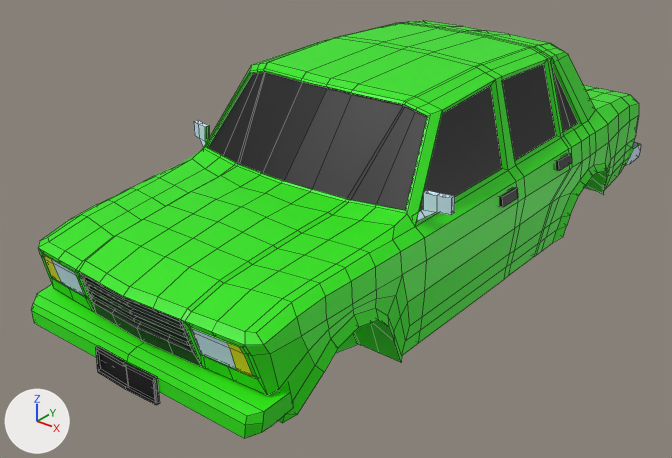
Two versions of the FBX model Meshes/Cars/Lada2107/source/vaz2107.fbx, one commit apart.
The view is the same before and after, from a 50 mm camera at (5.42, -10.83, 6.57) aimed at (-1.91, -1.66, 0.89). The axes (+X, +Y, +Z) are drawn at lower left. The lights are the same throughout. The first picture is the older version. Mesh edges are drawn as thin lines. Where no turn or scale is listed for an object, it has been applied to the vertices. Vertices at exactly the same position are counted once.

Objects in the first picture: 'VAZ 2107'.
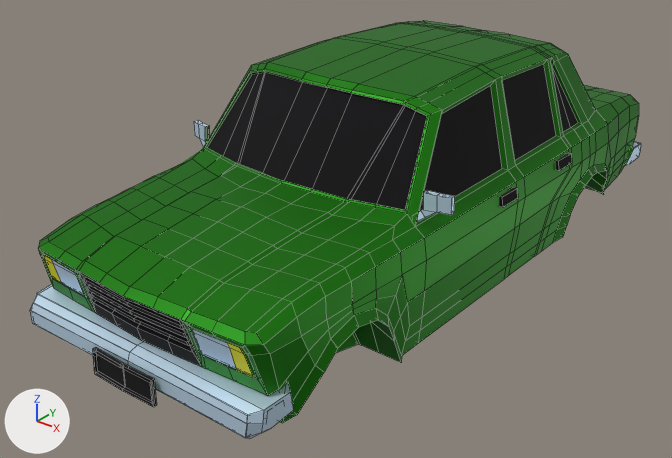
Where the change shows, as pixel boxes (x1, y1, x2, y2) in the pictures (672 x 458 px; the box of a moved part takes in the faces that stretch with it):
```json
{"object": "VAZ 2107", "change": "surface changed, recoloured, reshaped", "before": [31, 21, 641, 439], "after": [30, 21, 641, 439], "on screen": "darker"}
{"part": 1, "of": "me_vert_013", "change": "built on", "before": [31, 284, 293, 439], "after": [30, 284, 293, 439]}
{"part": 2, "of": "me_vert_013", "change": "moved or reshaped", "before": [624, 142, 641, 166], "after": [624, 143, 641, 165]}
```

The change, as JSON lines over the scene's bpy script:
```json
{"op": "set", "path": "mat_windows.roughness", "old": "0.5", "new": "1.0"}
{"op": "set", "path": "mat_body.base_color", "old": "(0.0242, 0.8, 0.0)", "new": "(0.00937, 0.205, 0.000155)", "note": "green #2be700 -> green #187d01"}
{"op": "set", "path": "mat_body.metallic", "old": "0.0", "new": "0.686"}
{"block": "me_vert_013", "where": "# used by ob_vaz_2107; location = (-1.55, -0.85, 1.52)"}
{"block": "me_vert_013", "where": "# verts and faces of me_vert_013; kept vertices keep their numbers, new ones are numbered from 1491"}
{"block": "me_vert_013", "where": "# before: 480 (1.69, 4.93, -0.59) at pixel (640, 144), 488 (1.61, 4.48, -0.47), 489 (1.72, 4.57, -0.55) at pixel (633, 148), 1221 (0.0, 4.6, -0.58), 1224 (0.0, 4.95, -0.58)"}
{"op": "remove", "block": "me_vert_013", "code": "me_vert_013.from_pydata(...)  # 1491 vertices, 1430 faces; spans x -2.06..2.06, y -4.9..5.1, z -1.06..1.78"}
{"op": "add", "block": "me_vert_013", "code": "me_vert_013.from_pydata(...)  # 1513 vertices, 1454 faces; spans x -2.06..2.06, y -4.94..5.1, z -1.06..1.78"}
{"block": "me_vert_013", "change": "me_vert_013 part 1"}
{"block": "me_vert_013", "change": "33 vertices are removed from x -1.83..1.83, y -4.9..-4.19, z -0.92..-0.48"}
{"block": "me_vert_013", "change": "46 faces are deleted"}
{"block": "me_vert_013", "change": "8 vertices move from x -1.79..1.79, y -4.9..-4.09, z -0.88..-0.48 to x -1.83..1.82, y -4.9..-4.19, z -0.9..-0.44"}
{"block": "me_vert_013", "change": "55 vertices are added at x -1.83..1.83, y -4.94..-4.09, z -0.92..-0.37"}
{"block": "me_vert_013", "change": "27 new faces join them, mat_body (green #187d01)"}
{"block": "me_vert_013", "change": "21 new faces join them, mat_windows (black #030005)"}
{"block": "me_vert_013", "change": "22 new faces join them, mat_silver (blue #d2ecff)"}
{"block": "me_vert_013", "change": "me_vert_013 part 2"}
{"op": "add", "block": "me_vert_013", "code": "for i in [488, 489, 1224]: verts[i] += (0.0, 0.0, 0.02)"}
{"op": "add", "block": "me_vert_013", "code": "verts[480] = (1.69, 4.93, -0.56)  # moved, pixel (640, 143)"}
{"op": "add", "block": "me_vert_013", "code": "verts[1221] = (0.0, 4.6, -0.55)  # moved"}
```
